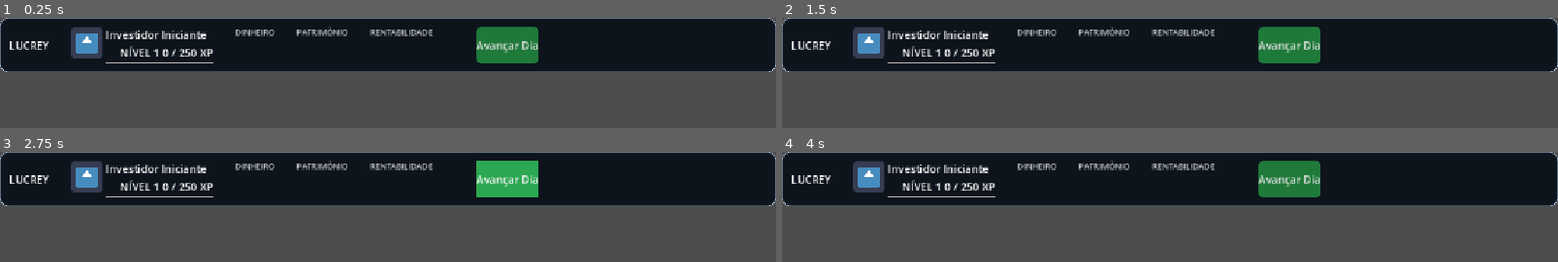
Above: before the commit, frames 1-4 (two rows, left to right).
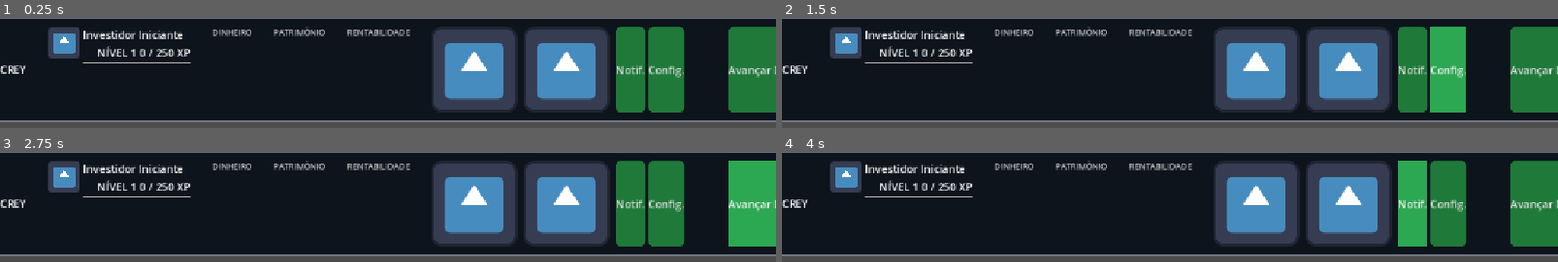
Above: after the commit, the same moments.

Repository: sofiabali/Lucrey
Game: Godot game, scene res://scenes/CenaInicial.tscn
Same seed, same stepped clock (60 frames per second), same inputs: the game is played once before the commit and once after it. The engine's default icon, where the game draws it, is replaced by a stand-in: a white triangle on a blue panel in a dark square.
Inputs (mouse positions are in pixels of both pictures, inside the frame that each line leads up to):
- Up to frame 1 (0.25 s): no input
- Up to frame 2 (1.5 s): click (1410, 69) at 0.5 s, where only the run after the commit has a clickable "Notif."; click (1449, 69) at 1.25 s, where only the run after the commit has a clickable "Config."
- Up to frame 3 (2.75 s): click "Avançar Dia" at 2 s
- Up to frame 4 (4 s): click "Avançar Dia" at 2.75 s; click (1410, 203) at 3.5 s, where only the run after the commit has a clickable "Notif."

The runs differ from the first frame. In frame 1, 63% of the frame differs, in the area x 0-100%, y 0-95%; in frame 2, 63%; in frame 3, 63%; in frame 4, 63%.

Commit message:
Personalizando barra superior (Parte 2)

Diff:
--- a/jogo/scenes/hud.tscn
+++ b/jogo/scenes/hud.tscn
@@ -108,6 +108,33 @@
 layout_mode = 2
 theme_override_font_sizes/font_size = 20
 
+[node name="Recursos" type="HBoxContainer" parent="BarraSuperior/Margem/Linha" unique_id=1772870136]
+layout_mode = 2
+
+[node name="IconeMoedas" type="TextureRect" parent="BarraSuperior/Margem/Linha/Recursos" unique_id=588716860]
+custom_minimum_size = Vector2(24, 24)
+layout_mode = 2
+texture = ExtResource("1_ahhtf")
+
+[node name="ValorMoedas" type="Label" parent="BarraSuperior/Margem/Linha/Recursos" unique_id=2141120326]
+layout_mode = 2
+
+[node name="IconeGemas" type="TextureRect" parent="BarraSuperior/Margem/Linha/Recursos" unique_id=990052316]
+custom_minimum_size = Vector2(24, 24)
+layout_mode = 2
+texture = ExtResource("1_ahhtf")
+
+[node name="ValorGemas" type="Label" parent="BarraSuperior/Margem/Linha/Recursos" unique_id=73632895]
+layout_mode = 2
+
+[node name="Notificacoes" type="Button" parent="BarraSuperior/Margem/Linha/Recursos" unique_id=1314283947]
+layout_mode = 2
+text = "Notif."
+
+[node name="BotaoConfig" type="Button" parent="BarraSuperior/Margem/Linha/Recursos" unique_id=143681178]
+layout_mode = 2
+text = "Config."
+
 [node name="LabelDia" type="Label" parent="BarraSuperior/Margem/Linha" unique_id=2011235124]
 unique_name_in_owner = true
 layout_mode = 2
--- a/jogo/scripts/game_state.gd
+++ b/jogo/scripts/game_state.gd
@@ -69,3 +69,39 @@
 
 	xp_mudou.emit()
 	pass
+
+signal moedas_mudou
+signal gemas_mudou
+
+var moedas: int = 0
+var gemas: int = 0
+
+func ganhar_moedas(quantidade: int) -> void:
+	moedas += quantidade
+	moedas_mudou.emit()
+
+func gastar_moedas(quantidade: int) -> bool:
+	var acao: Stock
+	if acao == null or quantidade <= 0:
+		return false
+	var custo := acao.preco * quantidade
+	if custo > moedas:
+		return false
+	moedas -= custo
+	moedas_mudou.emit()
+	return true
+
+func ganhar_gemas(quantidade: int) -> void:
+	gemas += quantidade
+	gemas_mudou.emit()
+
+func gastar_gemas(quantidade: int) -> bool:
+	var acao: Stock
+	if acao == null or quantidade <= 0:
+		return false
+	var custo := acao.preco * quantidade
+	if custo > gemas:
+		return false
+	gemas -= custo
+	gemas_mudou.emit()
+	return true
